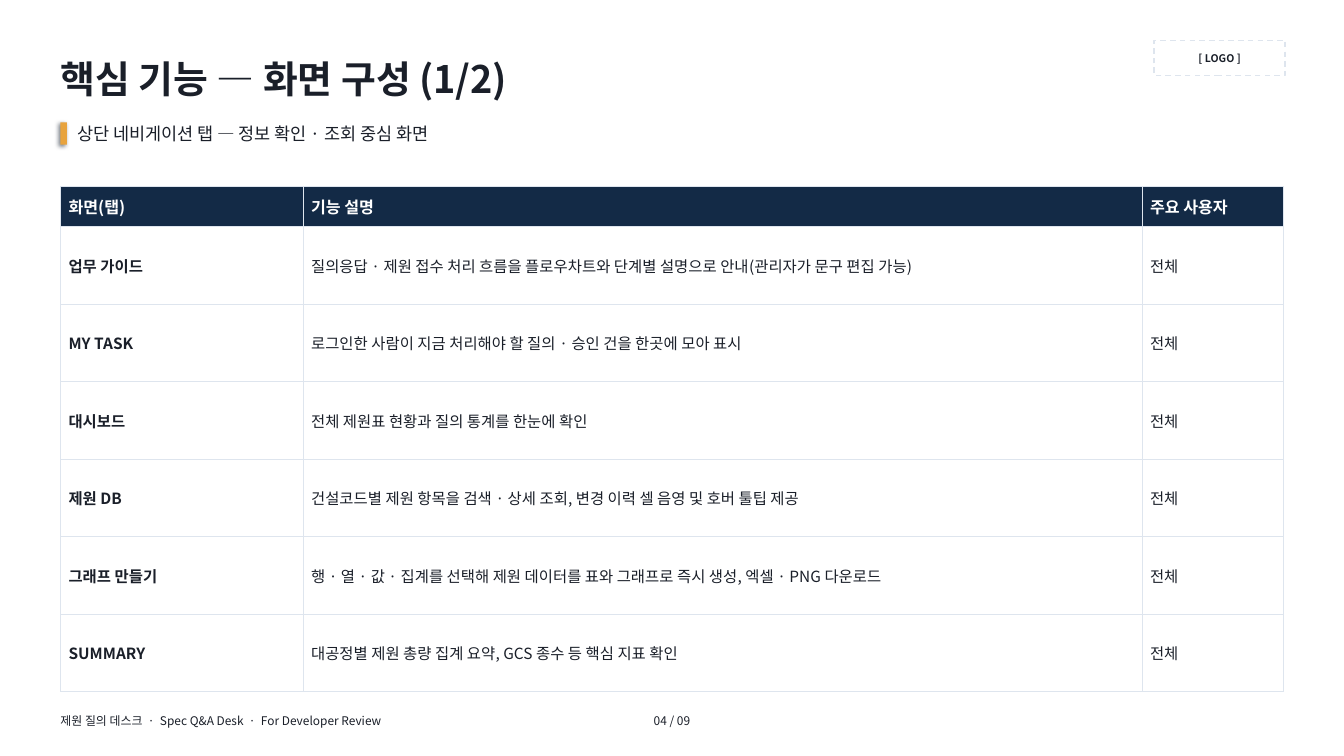
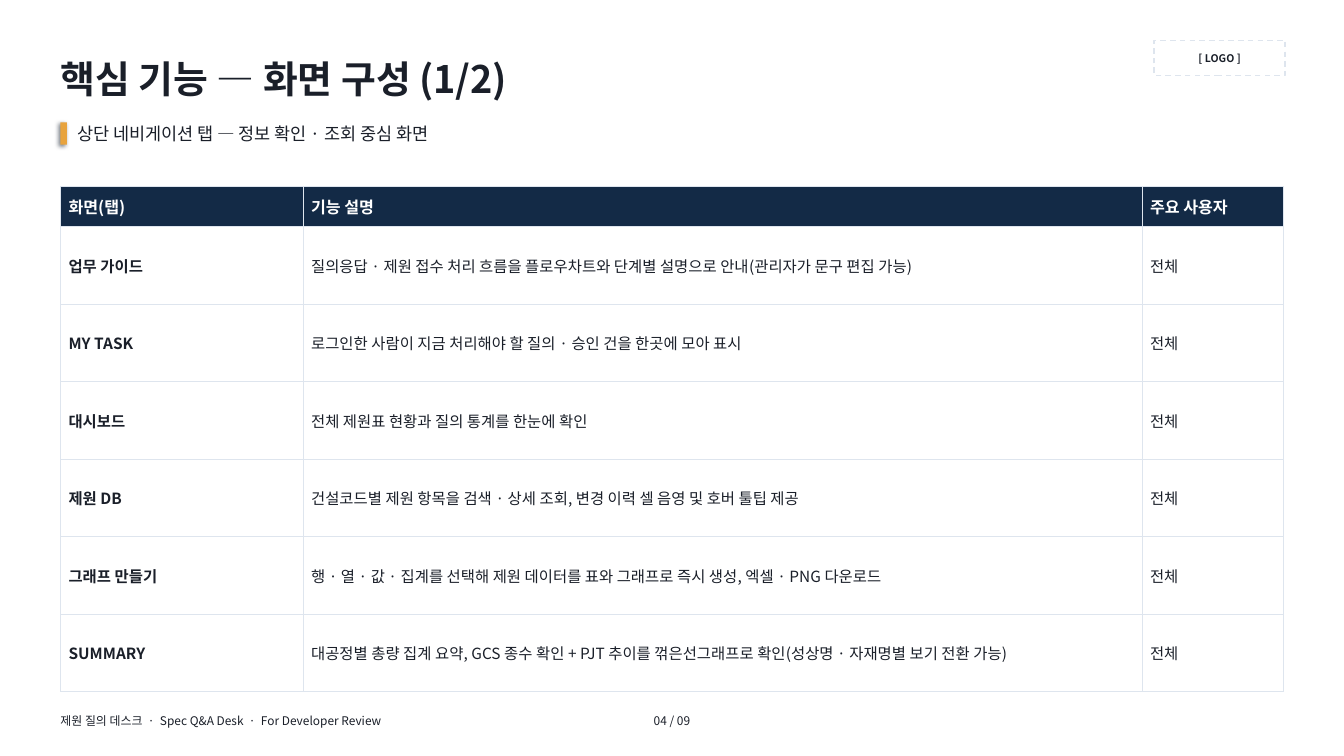
Before and after one commit to bbooggoo/-, a slide deck: slide 4 of demo/spec-qa-workflow-dev-briefing.pptx. Drawn at 1344x756 pixels with LibreOffice and Linux fonts; fonts in the diff are those of the drawing. Boxes give left, top, right and bottom in pixels: in the first picture for what was removed or moved away, otherwise in the second. Text is boxed around its words. In the diff, an @@ line names an element or a change of style, - is before the commit and + after.

```diff
--- a/demo/spec-qa-workflow-dev-briefing.pptx
+++ b/demo/spec-qa-workflow-dev-briefing.pptx
@@ table at (60, 187, 1284, 692) @@
-row 7, column 2: 대공정별 제원 총량 집계 요약, GCS 종수 등 핵심 지표 확인
+row 7, column 2: 대공정별 총량 집계 요약, GCS 종수 확인 + PJT 추이를 꺾은선그래프로 확인(성상명 · 자재명별 보기 전환 가능)
```
Also in this commit, not shown: 1 other file.
